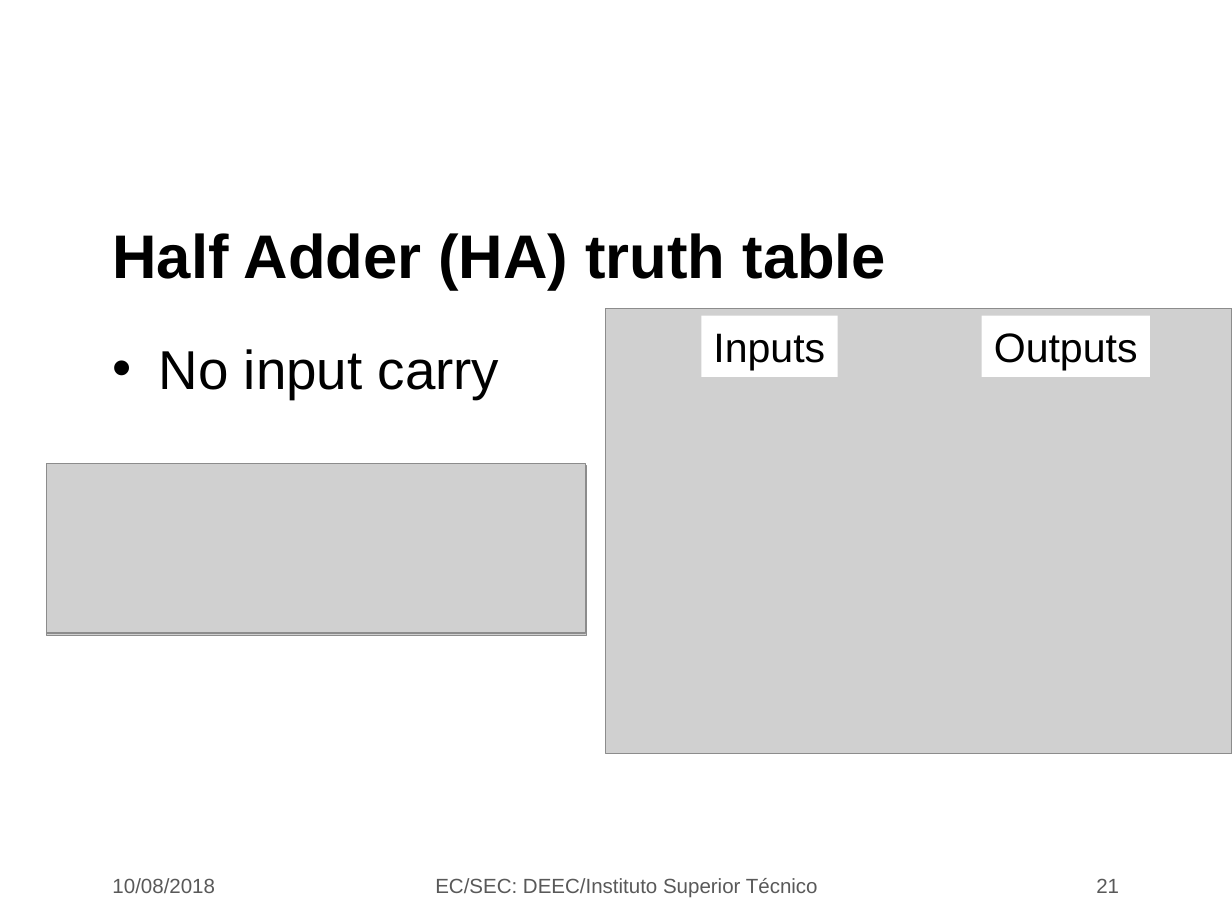
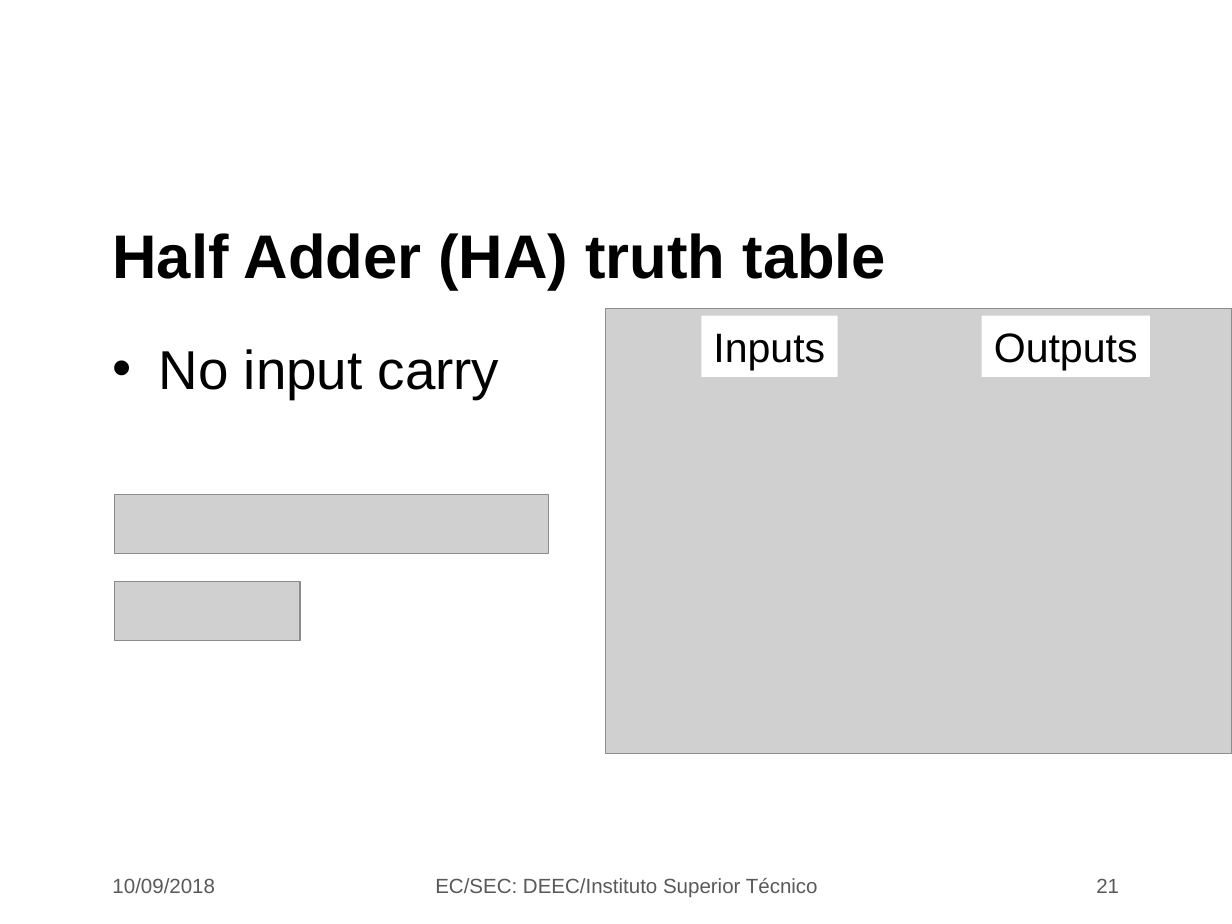
Before and after one commit to jjts/ist-sec, a slide deck: slide 21 of lectures/l7_adders/l7.odp. Drawn at 1232x924 pixels with LibreOffice and Linux fonts; fonts in the diff are those of the drawing; grey boxes stand for pictures; background and template pictures are left out. Boxes give left, top, right and bottom in pixels: in the first picture for what was removed or moved away, otherwise in the second. Text is boxed around its words. In the diff, an @@ line names an element or a change of style, - is before the commit and + after.

```diff
--- a/lectures/l7_adders/l7.odp
+++ b/lectures/l7_adders/l7.odp
@@ picture: place and size @@
-picture at box(47, 463, 586, 633)
+picture at box(115, 494, 548, 553)
@@ picture: place and size @@
-picture at box(47, 466, 586, 636)
+picture at box(115, 582, 301, 641)
@@ text at box(112, 878, 215, 893): text changed @@
-10/08/2018
+10/09/2018
```
Also in this commit, not shown: 32 other slides changed, 1 slide removed, 3 other files.
